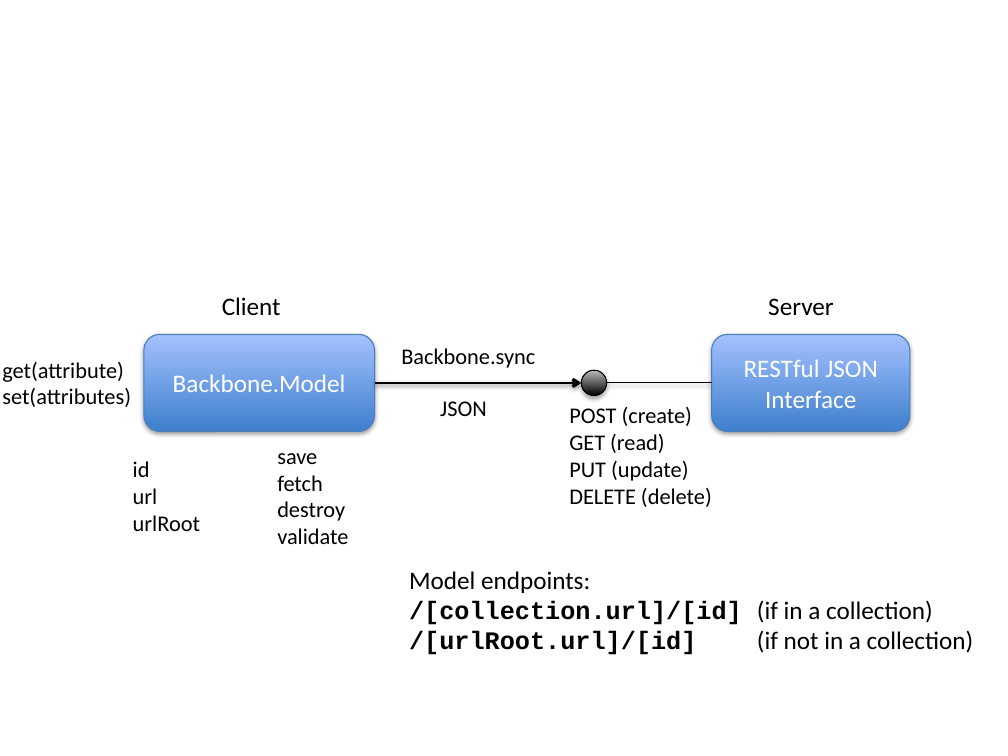
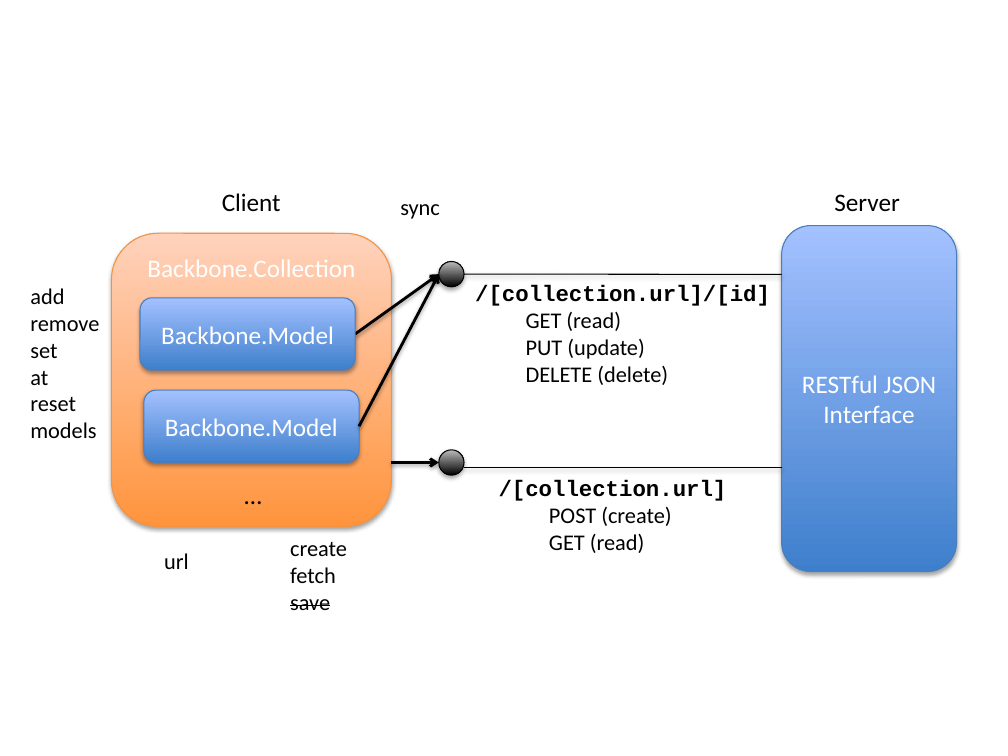
Before and after one commit to clody69/MobileWebApps, a slide deck: slide 8 of docs/diagrams.pptx (slide 6 before the commit). Drawn at 1008x756 pixels with LibreOffice and Linux fonts; fonts in the diff are those of the drawing. Boxes give left, top, right and bottom in pixels: in the first picture for what was removed or moved away, otherwise in the second. Text is boxed around its words. In the diff, an @@ line names an element or a change of style, - is before the commit and + after.

```diff
--- a/docs/diagrams.pptx
+++ b/docs/diagrams.pptx
@@ text "Client": place and size @@
-text "Client" at (222, 297, 281, 315)
+text "Client" at (222, 193, 281, 211)
@@ text at (400, 204, 440, 219): text changed @@
-Backbone.sync
+sync
@@ text "Server": place and size @@
-text "Server" at (768, 298, 833, 315)
+text "Server" at (834, 194, 899, 211)
@@ rounded rectangle added at (112, 233, 392, 526), fill gradient #FF953E to #FFD2BD, outline #F69240 0.75 pt, 18 pt, text #FFFFFF @@
+Backbone.Collection
@@ rounded rectangle "RESTful JSON Interface": place and size @@
-rounded rectangle "RESTful JSON Interface" at (712, 335, 910, 431)
+rounded rectangle "RESTful JSON Interface" at (781, 226, 957, 572)
@@ ellipse: place and size @@
-ellipse at (582, 370, 607, 395)
+ellipse at (438, 261, 464, 286)
@@ text added at (30, 288, 99, 438), 16 pt, text #000000 @@
+add
+remove
+set
+at
+reset
+models
@@ rounded rectangle added at (140, 297, 355, 370), fill gradient #3F80CE to #A4C4FF, outline #4B7EBC 0.75 pt, 18 pt, text #FFFFFF @@
+Backbone.Model
@@ arrow moved from (375, 383) - (582, 383) to (355, 334) - (438, 274) @@
@@ arrow added from (359, 426) to (438, 274), #000000 2 pt @@
@@ line moved from (712, 383) - (607, 383) to (781, 274) - (464, 274) @@
@@ text "/[collection.url]/[id]": place and size @@
-text "/[collection.url]/[id]" at (569, 407, 712, 507)
+text "/[collection.url]/[id]" at (475, 285, 770, 385)
@@ text at (475, 285, 770, 306): text changed; font Calibri to Courier New; bold on @@
-POST (create)
+/[collection.url]/[id]
@@ text at (526, 312, 668, 385): list level 1 to 2 in "GET (read)"; list level 1 to 2 in "PUT (update)"; list level 1 to 2 in "DELETE (delete)" @@
@@ text removed at (2, 362, 131, 407) @@
-get(attribute)
-set(attributes)
@@ rounded rectangle "Backbone.Model": place and size @@
-rounded rectangle "Backbone.Model" at (144, 335, 375, 431)
+rounded rectangle "Backbone.Model" at (144, 390, 359, 463)
@@ text removed at (440, 401, 487, 416) @@
-JSON
@@ text at (133, 461, 150, 477): paragraph removed @@
-id
@@ text added at (235, 474, 273, 514), 18 pt, text #000000 @@
+…
@@ text at (277, 475, 348, 544): paragraphs removed @@
-fetch
-destroy
-validate
@@ arrow added from (391, 463) to (438, 463), #000000 2 pt @@
@@ ellipse added at (438, 450, 464, 475), fill gradient #000000 to #BDBDBD, outline #000000 0.75 pt @@
@@ line added from (781, 468) to (464, 468), #000000 0.75 pt @@
@@ text added at (499, 480, 727, 553), 16 pt, text #000000 @@
+/[collection.url]
+  POST (create)
+  GET (read)
@@ text at (133, 515, 200, 531): paragraph removed @@
-urlRoot
@@ text "create": place and size @@
-text "create" at (277, 453, 348, 544)
+text "create" at (290, 542, 347, 610)
@@ text "url": place and size @@
-text "url" at (133, 461, 200, 531)
+text "url" at (164, 553, 189, 569)
@@ text at (290, 542, 347, 583): paragraphs added @@
+create
+fetch
@@ text at (290, 599, 330, 610): strikethrough on in "save" @@
@@ text removed at (409, 571, 974, 655) @@
-Model endpoints:
-/[collection.url]/[id] (if in a collection)
-/[urlRoot.url]/[id] (if not in a collection)
```
Also in this commit, not shown: 7 slides added, 13 other files.
